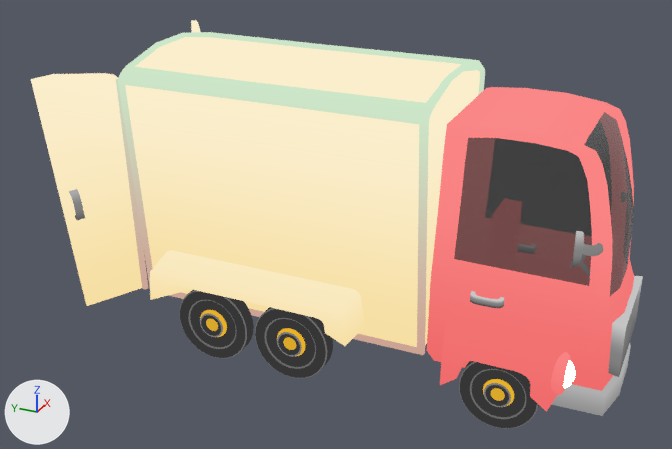
A saved change to the glTF model assets/3D/cars/LKW-downsized.glb.
Rendered twice from a 50 mm camera at (-5.85, -2.13, 3.95) aimed at (-0.09, 0.46, 1.07). Arrows for +X, +Y and +Z are at lower left; the lights stay in place. Vertices at the same position are counted once.

The older version as bpy lines, for what is in view:
```python
me_circle_029 = bpy.data.meshes.new('Circle.029')
me_circle_029.from_pydata(...)  # 2986 vertices, 5968 faces; spans x -0.74..0.78, y -1.71..-0.4, z 0.23..2.12
# faces by material slot: [572, 5282, 114]
me_circle_029.materials.append(mat_scheinwerfer_005)
me_circle_029.materials.append(mat_auto_011)
me_circle_029.materials.append(mat_glas_006)  # dark grey #4f4f4f
me_cube_005 = bpy.data.meshes.new('Cube.005')
me_cube_005.from_pydata(...)  # 2368 vertices, 4984 faces; spans x -0.661..0.698, y 0.281..1.537, z 0.025..0.62
me_cube_005.materials.append(mat_räder_004)
me_cube_008 = bpy.data.meshes.new('Cube.008')
me_cube_008.from_pydata(...)  # 1184 vertices, 2492 faces; spans x -0.628..0.664, y -1.247..-0.696, z 0.024..0.575
me_cube_008.materials.append(mat_räder_004)
me_cube_023 = bpy.data.meshes.new('Cube.023')
me_cube_023.from_pydata(...)  # 823 vertices, 1694 faces; spans x -1.03..1.07, y -0.4..2.35, z 0.3..2.32
me_cube_023.materials.append(mat_auto_006)
ob_lkw_kabine_001 = bpy.data.objects.new('LKW-Kabine.001', me_circle_029)
ob_lkw_kabine_001.location = (0.0, 0.0, 0.0)
ob_wagen_001 = bpy.data.objects.new('Wagen.001', me_cube_023)
ob_wagen_001.location = (0.0, 0.0, 0.0)
ob_wheels = bpy.data.objects.new('wheels', me_cube_008)
ob_wheels.location = (0.0, 0.0, 0.0)
ob_wheels2 = bpy.data.objects.new('wheels2', me_cube_005)
ob_wheels2.location = (0.0, 0.0, 0.0)
```
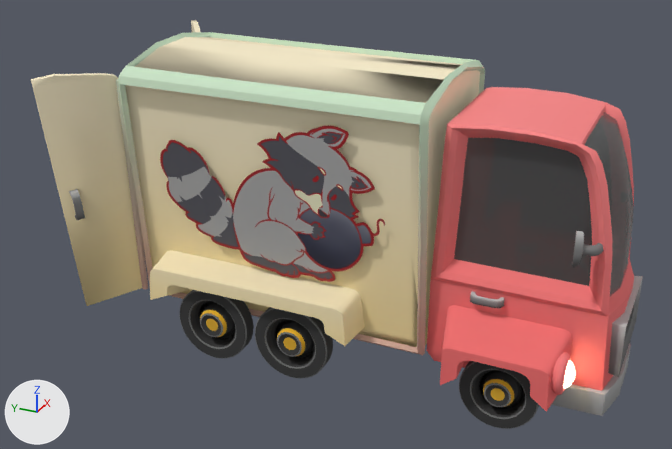
What differs and where, as boxes [x1, y1, x2, y2] in the pictures (672 x 449 px):
```json
{"object": "wheels2", "change": "recoloured", "before": [180, 290, 333, 378], "after": [180, 290, 333, 378]}
{"object": "wheels", "change": "recoloured", "before": [459, 361, 539, 429], "after": [459, 361, 539, 429]}
{"part": 1, "of": "me_cube_023", "change": "added", "after": [160, 126, 385, 282]}
{"part": 2, "of": "me_cube_023", "change": "recoloured", "before": [31, 20, 485, 355], "after": [31, 20, 485, 355]}
{"part": 3, "of": "me_circle_029", "change": "recoloured", "before": [427, 87, 643, 416], "after": [427, 87, 643, 416], "on screen": "pink to red"}
```

Edits to the scene script, one JSON object a line:
```json
{"op": "add", "block": "img_img_2049", "code": ["img_img_2049 = load_image('IMG_2049', '_unpacked/IMG_2049', 960, 1080, 'sRGB')"]}
{"op": "add", "block": "mat_material", "code": ["mat_material = principled_material('_MATERIAL')", "mat_material.texture = img_gradienttextures", "mat_material.roughness = 1.0"]}
{"op": "add", "block": "mat_empty", "code": ["mat_empty = principled_material('Empty')", "mat_empty.texture = img_img_2049  # with its transparency"]}
{"block": "me_cube_005", "where": "me_cube_005.from_pydata(...)  # 2368 vertices, 4984 faces; spans x -0.661..0.698, y 0.281..1.537, z 0.025..0.62"}
{"op": "remove", "block": "me_cube_005", "code": "me_cube_005.materials.append(mat_räder_004)"}
{"op": "add", "block": "me_cube_005", "code": "me_cube_005.materials.append(mat_material)  # picture img_gradienttextures"}
{"block": "me_cube_008", "where": "me_cube_008.from_pydata(...)  # 1184 vertices, 2492 faces; spans x -0.628..0.664, y -1.247..-0.696, z 0.024..0.575"}
{"op": "remove", "block": "me_cube_008", "code": "me_cube_008.materials.append(mat_räder_004)"}
{"op": "add", "block": "me_cube_008", "code": "me_cube_008.materials.append(mat_material)  # picture img_gradienttextures"}
{"block": "me_cube_023", "where": "# used by ob_wagen_001; location = (0.0, 0.0, 0.0)"}
{"block": "me_cube_023", "where": "# verts and faces of me_cube_023; kept vertices keep their numbers, new ones are numbered from 823"}
{"op": "remove", "block": "me_cube_023", "code": "me_cube_023.from_pydata(...)  # 823 vertices, 1694 faces; spans x -1.03..1.07, y -0.4..2.35, z 0.3..2.32"}
{"op": "add", "block": "me_cube_023", "code": "me_cube_023.from_pydata(...)  # 831 vertices, 1698 faces; spans x -1.03..1.07, y -0.4..2.35, z 0.3..2.32"}
{"block": "me_cube_023", "change": "me_cube_023 part 1"}
{"op": "add", "block": "me_cube_023", "code": "verts[823] = (0.5, -0.13, 0.71)"}
{"op": "add", "block": "me_cube_023", "code": "verts[824] = (0.51, 1.67, 0.71)"}
{"op": "add", "block": "me_cube_023", "code": "verts[825] = (0.62, -0.13, 2.11)"}
{"op": "add", "block": "me_cube_023", "code": "verts[826] = (0.62, 1.67, 2.11)"}
{"op": "add", "block": "me_cube_023", "code": "verts[827] = (-0.5, -0.13, 0.71)  # pixel (388, 308)"}
{"op": "add", "block": "me_cube_023", "code": "verts[828] = (-0.51, 1.67, 0.71)"}
{"op": "add", "block": "me_cube_023", "code": "verts[829] = (-0.62, -0.13, 2.11)  # pixel (387, 121)"}
{"op": "add", "block": "me_cube_023", "code": "verts[830] = (-0.62, 1.67, 2.11)  # pixel (147, 88)"}
{"op": "add", "block": "me_cube_023", "code": "faces += [(823, 824, 826), (823, 826, 825), (827, 829, 830), (827, 830, 828)]  # mat_empty (picture img_img_2049)"}
{"block": "me_cube_023", "change": "me_cube_023 part 2: 1694 faces spanning x -1.03..1.07, y -0.4..2.35, z 0.3..2.32 switch from mat_auto_006 to mat_material (picture img_gradienttextures)"}
{"op": "add", "block": "me_cube_023", "code": "me_cube_023.materials.append(mat_empty)  # picture img_img_2049"}
{"block": "me_circle_029", "where": "me_circle_029.from_pydata(...)  # 2986 vertices, 5968 faces; spans x -0.74..0.78, y -1.71..-0.4, z 0.23..2.12"}
{"block": "me_circle_029", "where": "# used by ob_lkw_kabine_001; location = (0.0, 0.0, 0.0)"}
{"block": "me_circle_029", "change": "me_circle_029 part 3: all 5282 faces that had it switch from mat_auto_011 to mat_material (picture img_gradienttextures)"}
```
